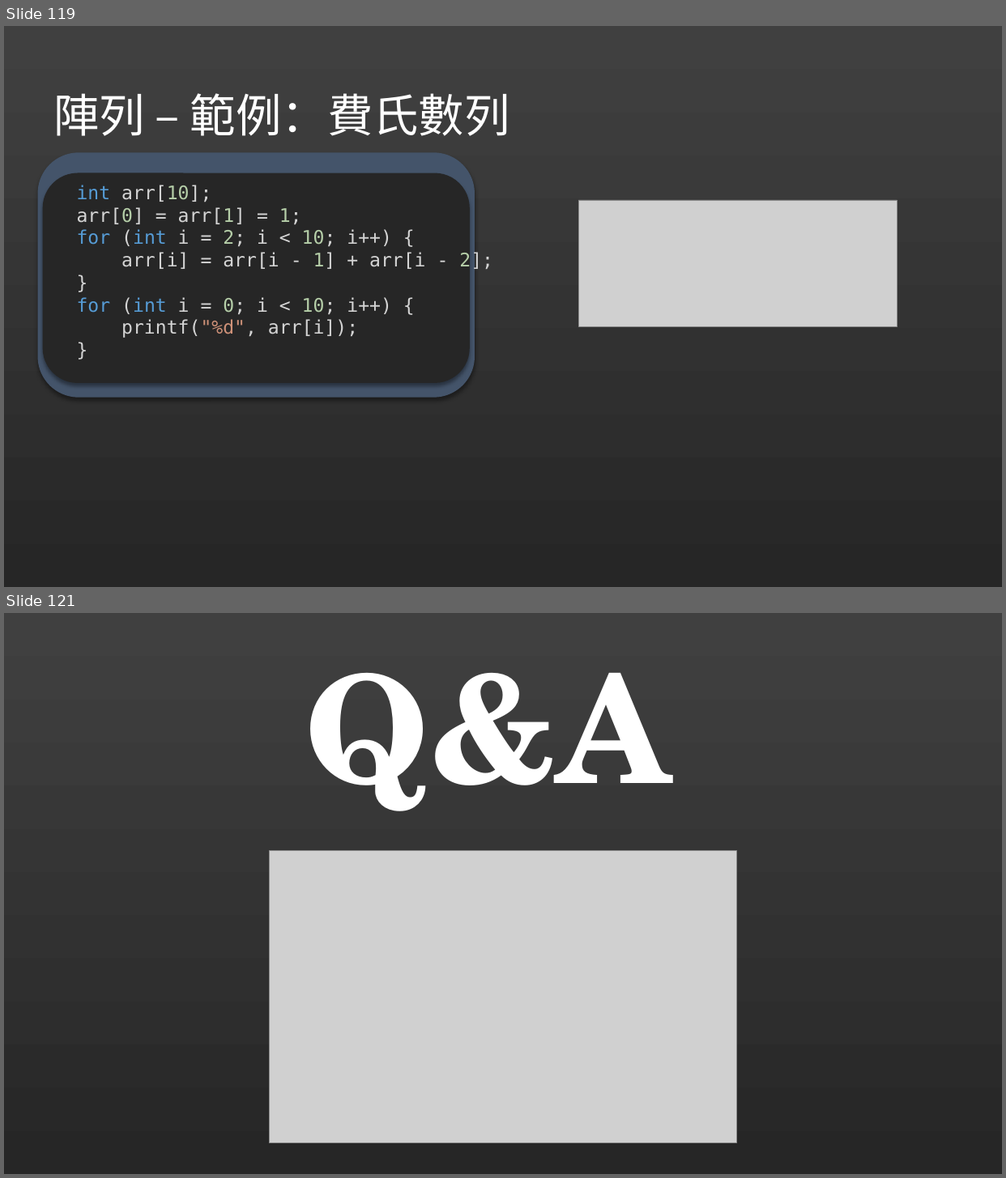
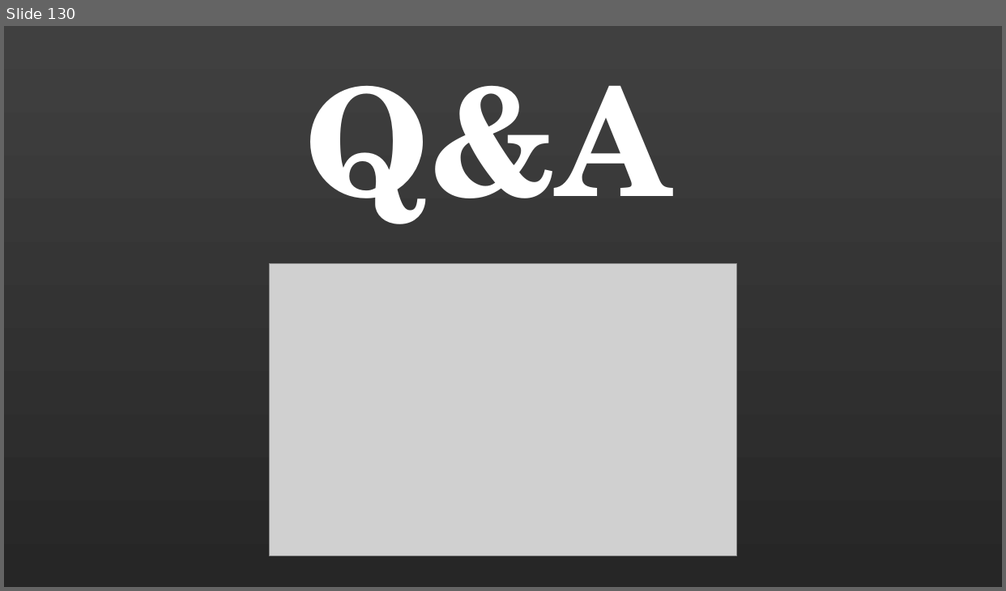
Before and after one commit to liuutin9/liuutin9.github.io, a slide deck: Shared-Files/電機營C語言Day2.pptx. Shown one above the other, each under a label of ours: slides 119 and 121 before the commit, slide 130 after it; the slides between them are not shown. The pictures are 1006x1178 and 1006x591 pixels, drawn with LibreOffice and Linux fonts; fonts in the diff are those of the drawing; grey boxes stand for pictures. Boxes give left, top, right and bottom in pixels: in the first picture for what was removed or moved away, otherwise in the second. Text is boxed around its words. In the diff, an @@ line names an element or a change of style, - is before the commit and + after.

```diff
--- a/Shared-Files/電機營C語言Day2.pptx
+++ b/Shared-Files/電機營C語言Day2.pptx
@@ slide 119 removed at (4, 26, 1002, 587), background gradient #404040 to #262626 @@
@@ title removed at (53, 93, 510, 136) @@
-陣列 – 範例：費氏數列
@@ rounded rectangle removed at (38, 152, 475, 397) @@
@@ rounded rectangle removed at (43, 173, 471, 383) @@
@@ text removed at (77, 185, 493, 338) @@
-int arr[10];
-arr[0] = arr[1] = 1;
-for (int i = 2; i < 10; i++) {
-arr[i] = arr[i - 1] + arr[i - 2];
-}
-for (int i = 0; i < 10; i++) {
-printf("%d", arr[i]);
-}
@@ picture removed at (579, 200, 897, 327) @@
@@ what was slide 121 is now slide 130 @@
```
Also in this commit, not shown: 30 slides changed, 24 slides added, 14 other slides removed.
